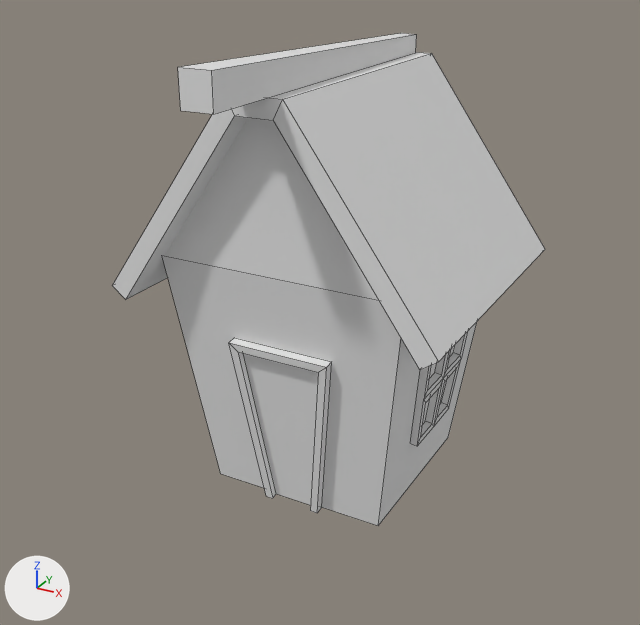
Two versions of the Blender file projet/blender/step9.blend, one commit apart.
One viewpoint serves both versions: a 50 mm camera at (3.1, -5.97, 4.33) aimed at (0.07, -0.46, 1.57). The axes (+X, +Y, +Z) are drawn at lower left. The lights are the same throughout. Mesh edges are drawn as thin lines.

In view in the first picture: 'Plan', 'fenetre1', 'porte', 'poutre', 'toit'.
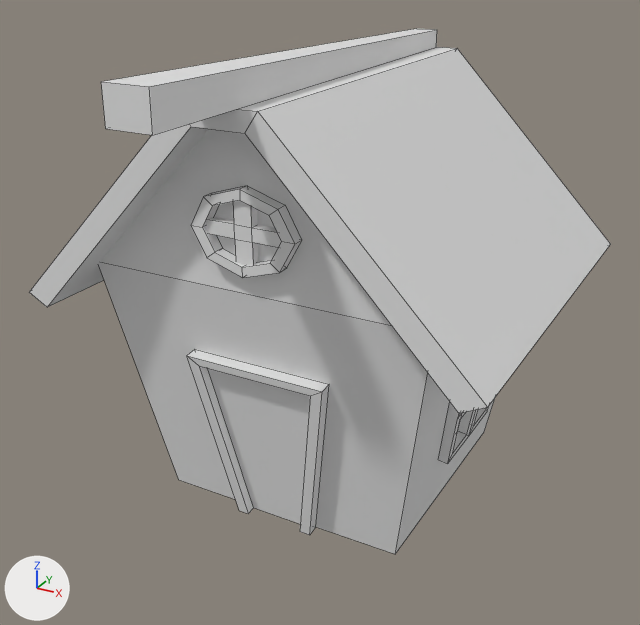
Edits to the bpy script that builds the scene:
```text
Add me_plan_006:
    me_plan_006.from_pydata(...)  # 56 vertices, 54 faces; spans x -0.289..0.311, y -1.068..-0.95, z 2.181..2.781
Change ob_plan:
    ob_plan.scale: (1.0, 1.0, 1.0) -> (1.34, 1.33, 1.0)
Change ob_toit:
    ob_toit.scale: (1.0, 1.0, 1.0) -> (1.34, 1.33, 1.0)
Change ob_poutre:
    ob_poutre.scale: (1.0, 1.0, 1.0) -> (1.34, 1.33, 1.0)
Change ob_porte:
    ob_porte.scale: (1.0, 1.0, 1.0) -> (1.34, 1.33, 1.0)
Change ob_fenetre1:
    ob_fenetre1.scale: (1.0, 1.0, 1.0) -> (1.34, 1.33, 1.0)
Add ob_fenetre_ronde:
    ob_fenetre_ronde = bpy.data.objects.new('fenetre ronde', me_plan_006)
    ob_fenetre_ronde.location = (0.0, 0.0, 0.0)
    ob_fenetre_ronde.scale = (1.34, 1.33, 1.0)
```

Where the change shows, as pixel boxes (x1, y1, x2, y2) in the pictures (640 x 625 px):
'toit', rescaled (34% wider, 15% taller)
    before: (112, 52, 545, 370)
    after: (29, 47, 611, 413)
'Plan', rescaled (26% wider)
    before: (163, 118, 477, 526)
    after: (99, 129, 495, 554)
'porte', rescaled (38% wider, 6% taller)
    before: (229, 338, 332, 513)
    after: (187, 349, 329, 535)
'poutre', rescaled (40% wider, 30% taller)
    before: (178, 33, 417, 114)
    after: (101, 29, 437, 135)
'fenetre ronde', added
    after: (191, 186, 302, 278)
'fenetre1', rescaled
    before: (410, 331, 468, 446)
    after: (438, 403, 489, 463)
